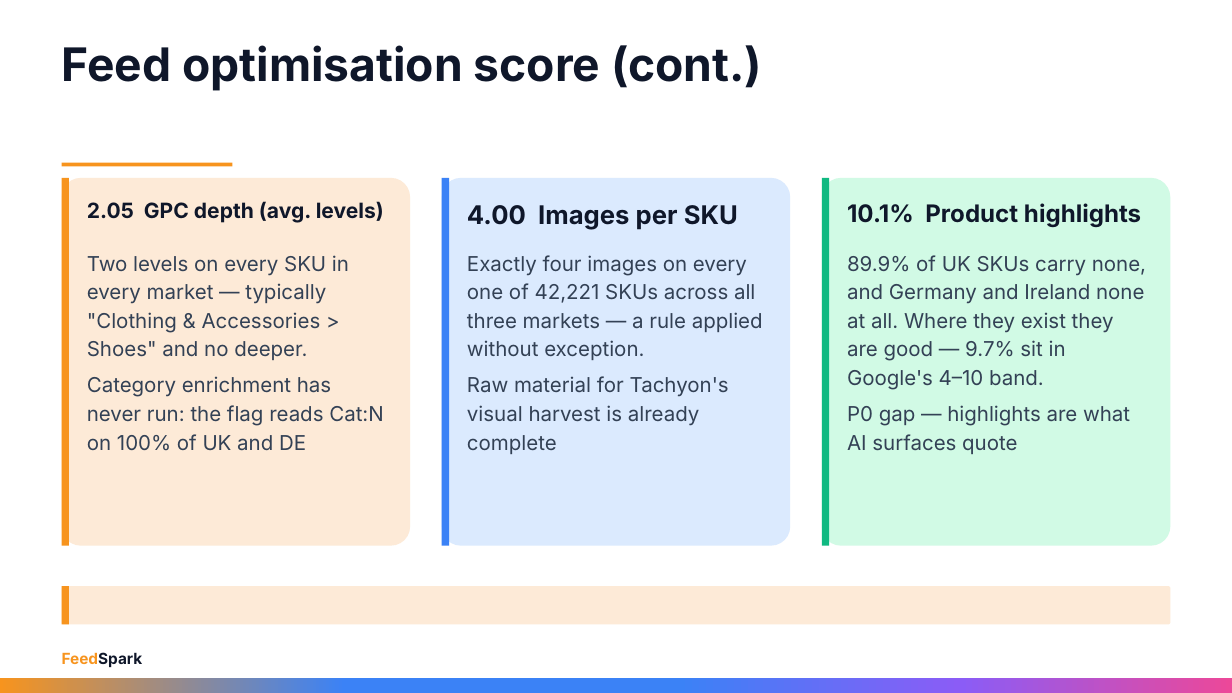
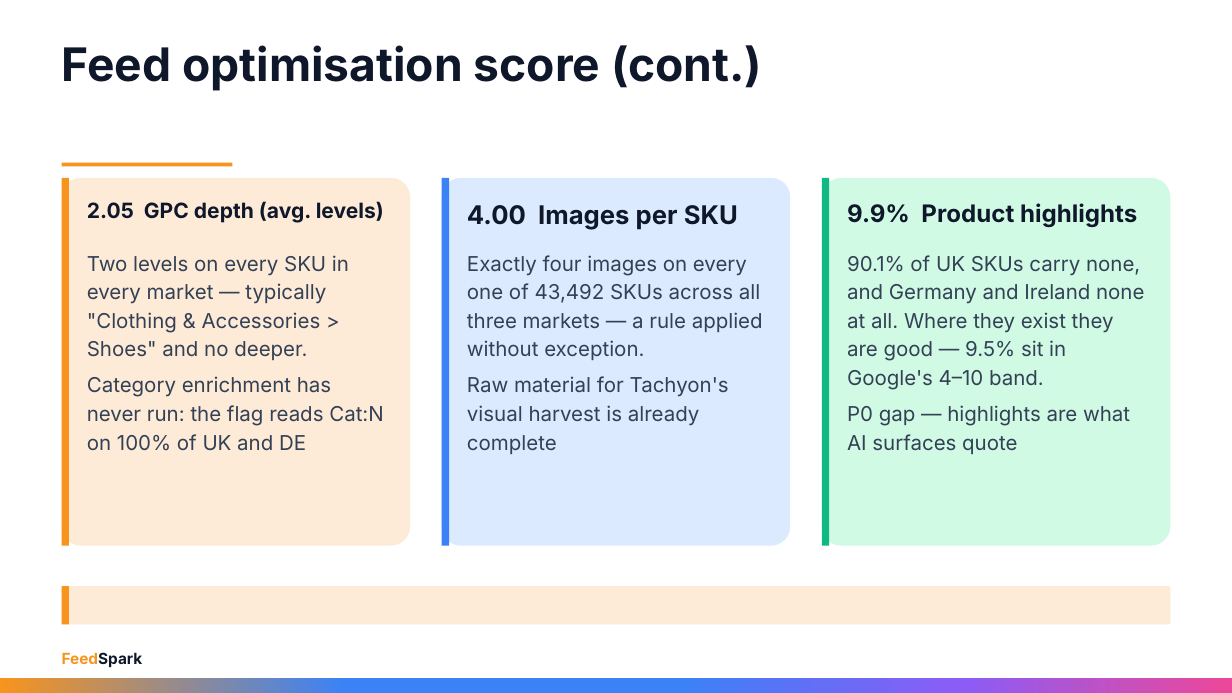
Before and after one commit to rayvtt/feedspark, a slide deck: slide 20 of docs/materials/Schuh_Strategy_Review_Sep26.pptx (slide 21 before the commit). Drawn at 1232x693 pixels with LibreOffice and Linux fonts; fonts in the diff are those of the drawing. Boxes give left, top, right and bottom in pixels: in the first picture for what was removed or moved away, otherwise in the second. Text is boxed around its words. In the diff, an @@ line names an element or a change of style, - is before the commit and + after.

```diff
--- a/docs/materials/Schuh_Strategy_Review_Sep26.pptx
+++ b/docs/materials/Schuh_Strategy_Review_Sep26.pptx
@@ text at [847,203,1137,228]: text changed @@
-10.1% Product highlights
+9.9% Product highlights
@@ text at [467,255,763,360]: text changed @@
-Exactly four images on every one of 42,221 SKUs across all three markets — a rule applied without exception.
+Exactly four images on every one of 43,492 SKUs across all three markets — a rule applied without exception.
@@ text at [847,255,1144,390]: text changed @@
-89.9% of UK SKUs carry none, and Germany and Ireland none at all. Where they exist they are good — 9.7% sit in Google's 4–10 band.
+90.1% of UK SKUs carry none, and Germany and Ireland none at all. Where they exist they are good — 9.5% sit in Google's 4–10 band.
```
Also in this commit, not shown: 22 other slides changed, 5 slides added, 7 slides removed, 2 other files.
